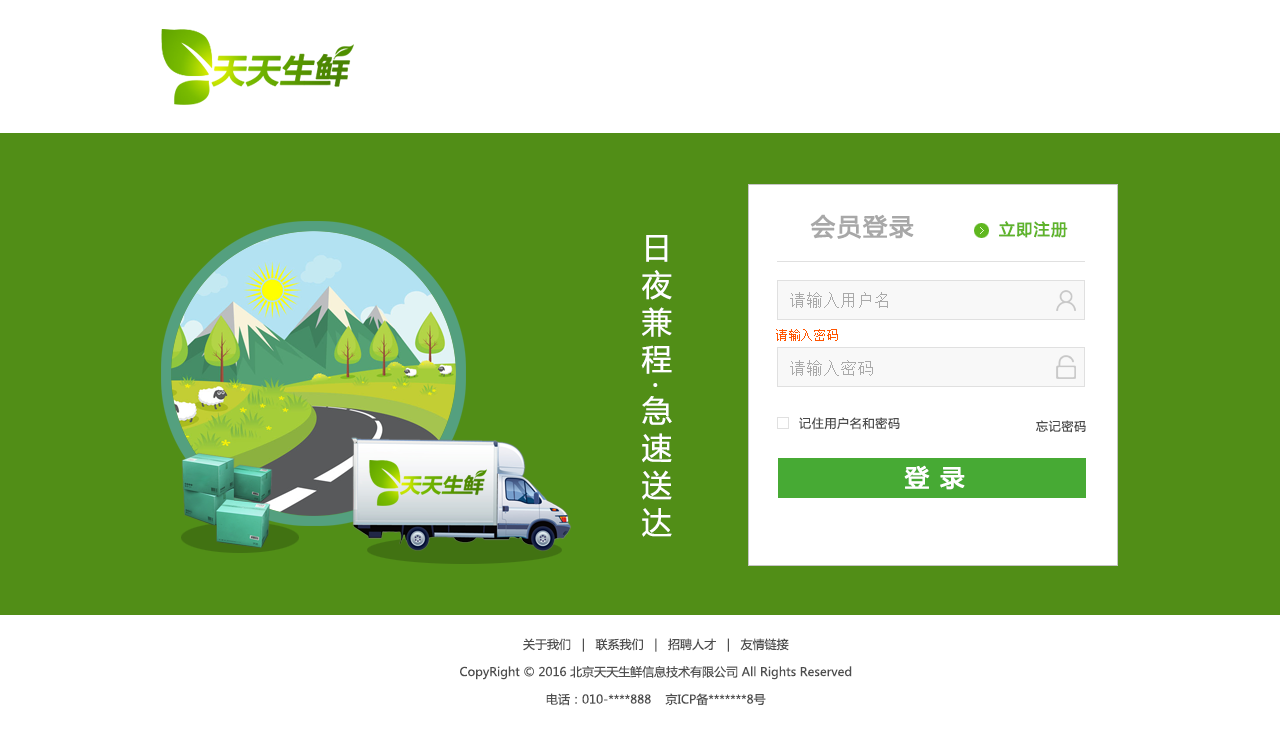
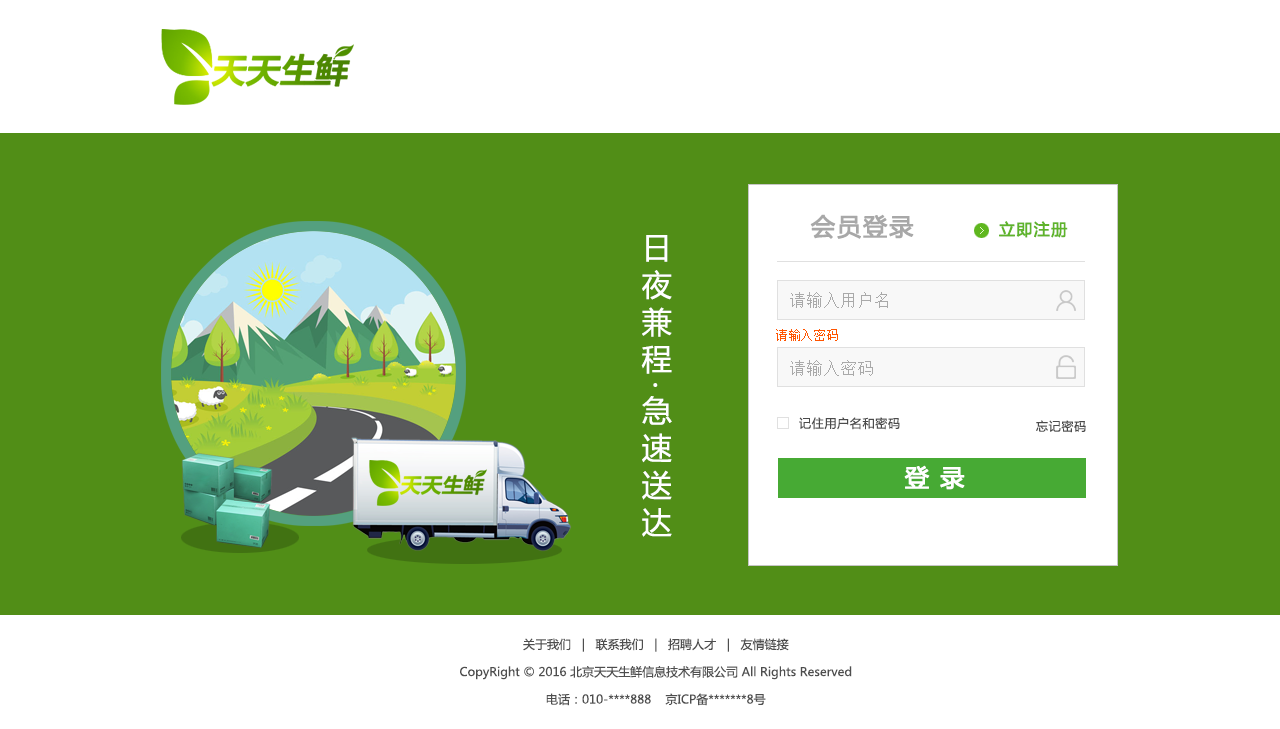
Revision of a layered 1280×729 image; what changed, layer by layer:
painted on "logo" over [209, 56, 336, 85]
